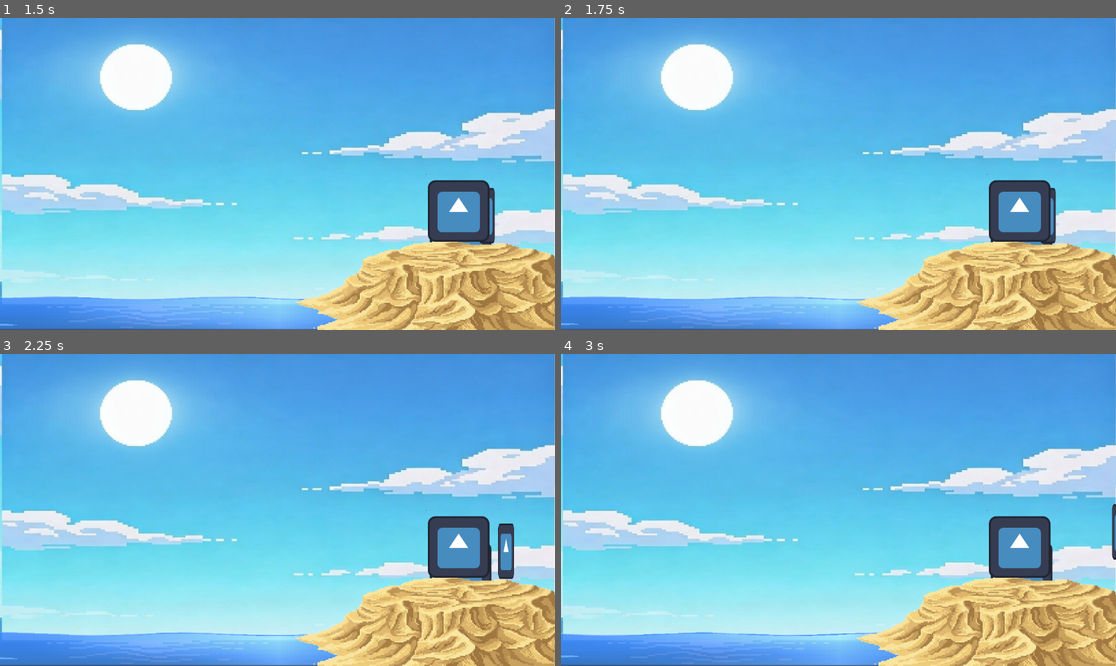
Above: before the commit, frames 1-4 (two rows, left to right).
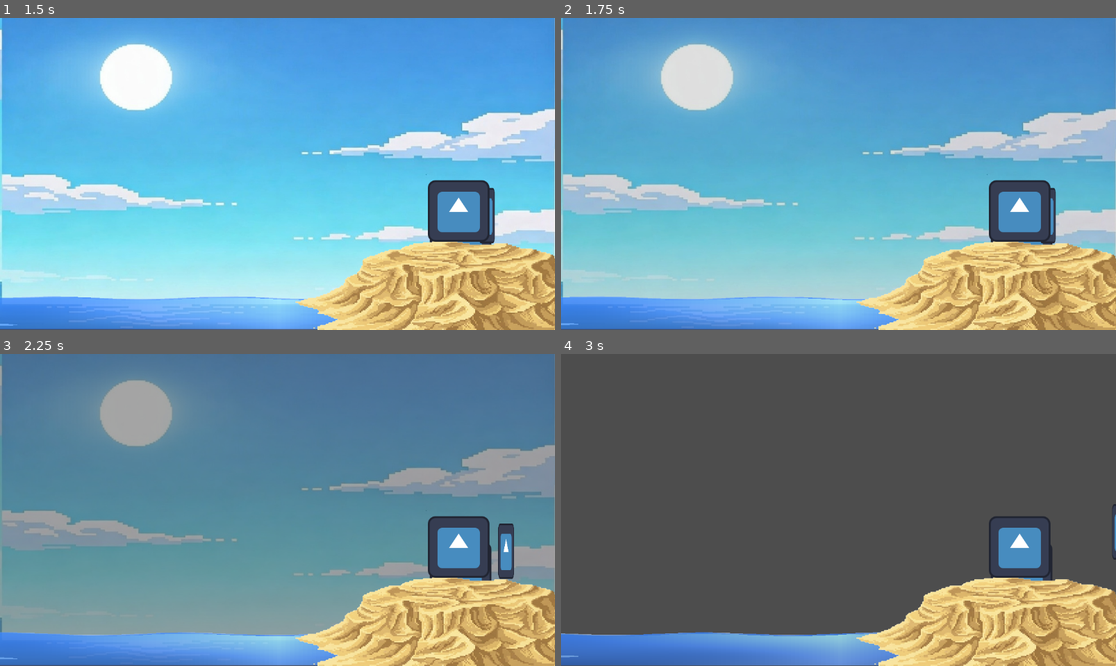
Above: after the commit, the same moments.

Repository: Jadiefication/Campfire-GameJam
Game: Godot game, scene res://scenes/base.tscn
Two runs of this game, one before a commit and one after it. Both use one fixed random seed, a clock stepped at 60 frames per second and the inputs below. The engine's default icon, where the game draws it, is replaced by a stand-in: a white triangle on a blue panel in a dark square.
Inputs:
- Up to frame 1 (1.5 s): tap Enter at 0.5 s; hold Right (move_right) 0.53-1.28 s; tap Space at 1.25 s; hold S (move_down) from 1.28 s (still down)
- Up to frame 2 (1.75 s): keep holding S (move_down)
- Up to frame 3 (2.25 s): release S (move_down) at 2.03 s; hold Right (move_right) from 2.03 s (still down)
- Up to frame 4 (3 s): release Right (move_right) at 2.78 s; hold W (move_up) from 2.78 s (still down)

Frame 1 is identical in both runs. In frame 2, 77% of the frame differs, in the area x 0-100%, y 0-90%; in frame 3, 81%; in frame 4, 87%, in the area x 0-100%, y 0-100%.
Error before the commit: Invalid type in GDScript utility function "load()". Cannot convert argument 1 from Object to String. (res://scripts/background.gd:17)

Commit message:
fix srsen

Diff:
--- a/scripts/background.gd
+++ b/scripts/background.gd
@@ -1,40 +1,31 @@
 extends TextureRect
 
-# List of background textures
 var backgrounds = [
-preload("res://IMGS/day.jpg"),
-preload("res://IMGS/eve.jpg"),
-preload("res://IMGS/nigg.jpg"),
-preload("res://IMGS/mor.jpeg")
+	preload("res://IMGS/day.jpg"),
+	preload("res://IMGS/eve.jpg"),
+	preload("res://IMGS/nigg.jpg"),
+	preload("res://IMGS/mor.jpeg")
 ]
-@export var transition_time: float = 1.5 # seconds for fade
 
-var current_index = 0
-var active_bg = true # true = BackgroundA visible, false = BackgroundB visible
+@export var transition_time := 1.5
+var index := 0
 
 func _ready():
-# Load the first background
-	$day.texture = load(backgrounds[current_index])
-	$eve.modulate.a = 0.0 # invisible
-	$Timer.connect("timeout", Callable(self, "_on_Timer_timeout"))
+	texture = backgrounds[index]
+	modulate.a = 1.0
+	$Timer.timeout.connect(_on_timer_timeout)
 
-func _on_Timer_timeout():
-# Advance to next background
-	current_index += 1
-	if current_index >= backgrounds.size():
-		current_index = 0
+func _on_timer_timeout():
+	# fade out
+	var tween = create_tween()
+	tween.tween_property(self, "modulate:a", 0.0, transition_time)
 
-# Determine which TextureRect is fading in/out
-	var fade_bg = $eve if active_bg else $day
-	var show_bg = $day if active_bg else $eve
+	await tween.finished
 
-# Load new background to fade in
-	fade_bg.texture = load(backgrounds[current_index])
-	fade_bg.modulate.a = 0.0
+	# change texture
+	index = (index + 1) % backgrounds.size()
+	texture = backgrounds[index]
 
-# Animate fade
-	fade_bg.animate_property("modulate:a", 1.0, transition_time)
-	show_bg.animate_property("modulate:a", 0.0, transition_time)
-
-# Swap active background
-	active_bg = not active_bg
+	# fade in
+	var tween_in = create_tween()
+	tween_in.tween_property(self, "modulate:a", 1.0, transition_time)
